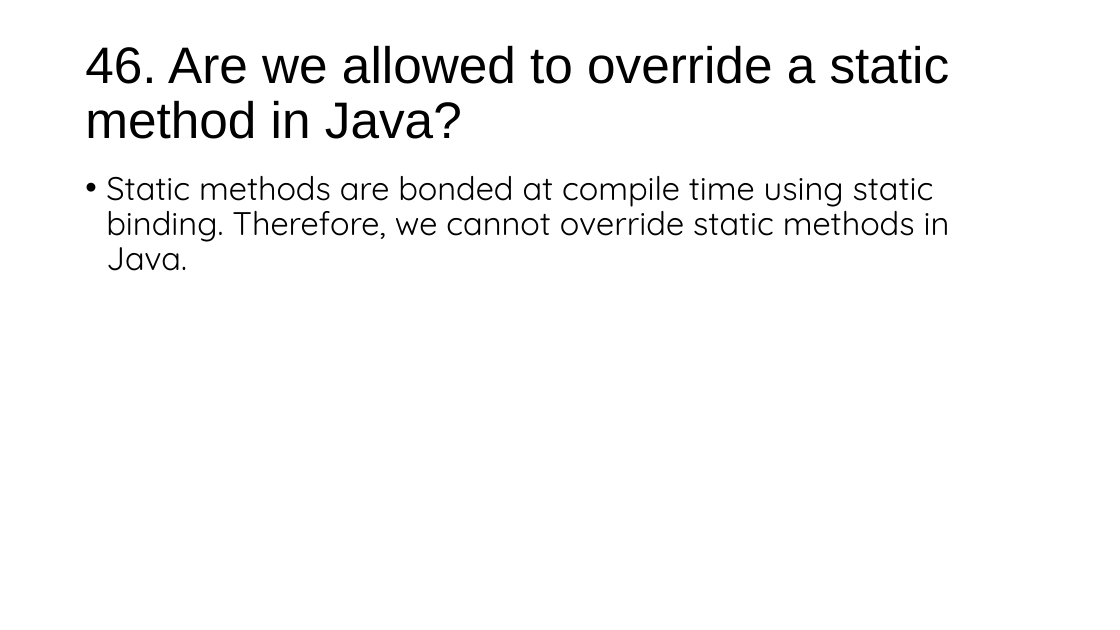
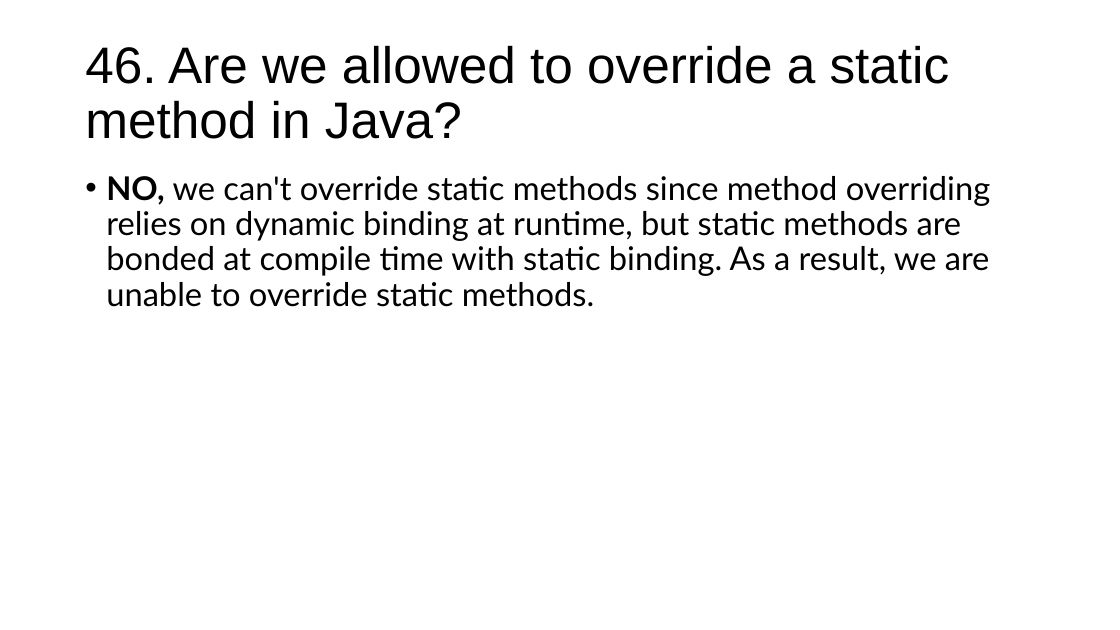
Before and after one commit to Marvioo/Cogent, a slide deck: slide 14 of Java Basics/Java Basics 4.pptx. Drawn at 1120x630 pixels with LibreOffice and Linux fonts; fonts in the diff are those of the drawing. Boxes give left, top, right and bottom in pixels: in the first picture for what was removed or moved away, otherwise in the second. Text is boxed around its words. In the diff, an @@ line names an element or a change of style, - is before the commit and + after.

```diff
--- a/Java Basics/Java Basics 4.pptx
+++ b/Java Basics/Java Basics 4.pptx
@@ text at bbox=[106, 176, 991, 307]: text changed; font Quicksand to Lato @@
-• Static methods are bonded at compile time using static binding. Therefore, we cannot override static methods in Java.
+• NO, we can't override static methods since method overriding relies on dynamic binding at runtime, but static methods are bonded at compile time with static binding. As a result, we are unable to override static methods.
```
Also in this commit, not shown: 3 other slides changed, 7 other files.
